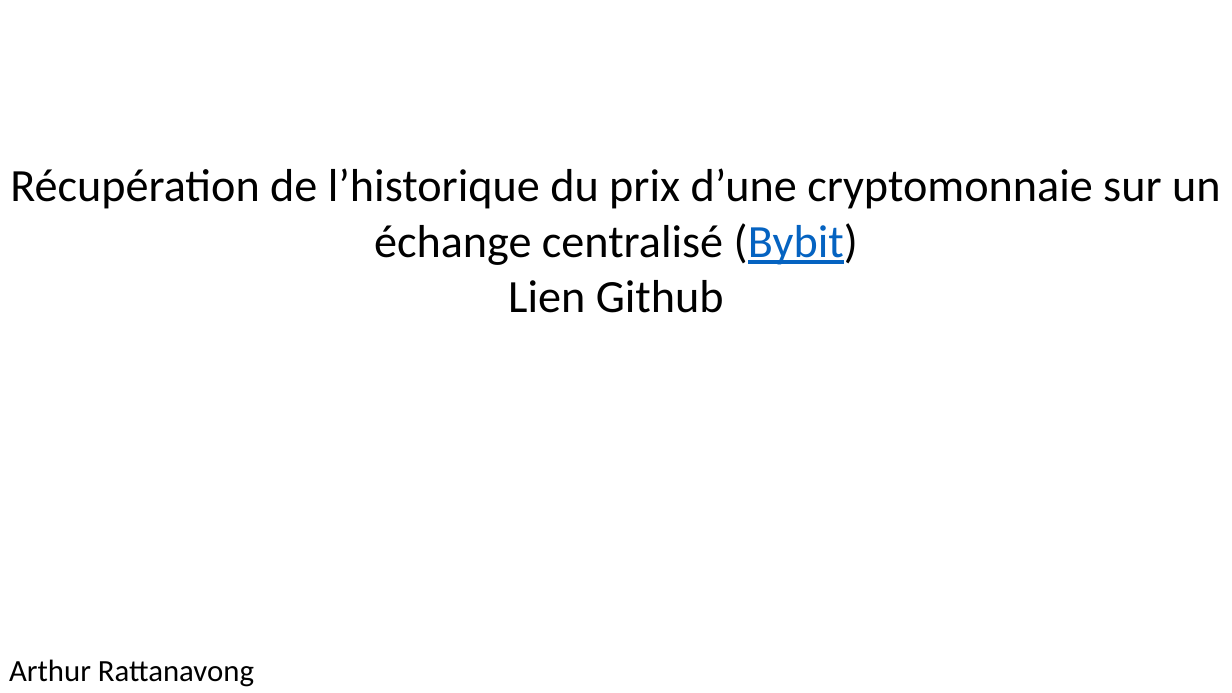
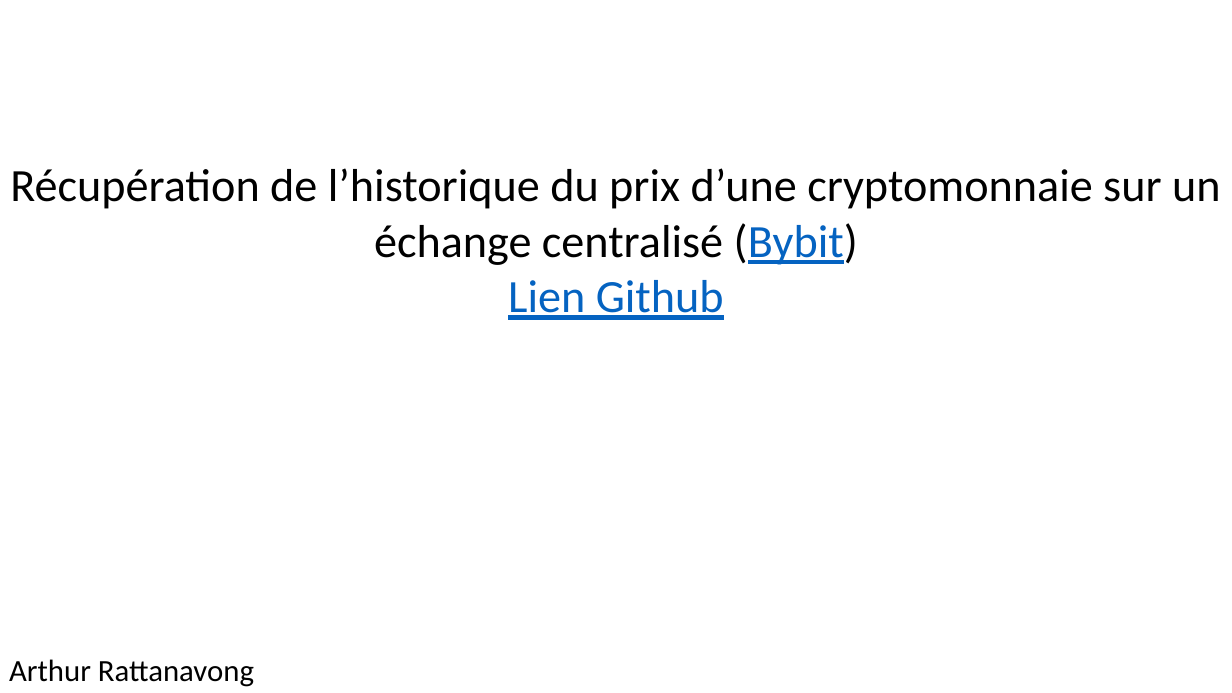
Before and after one commit to ArthurOnWeb/l-historique-du-prix-d-une-cryptomonnaie, a slide deck: slide 1 of Arthur_presentation_crypto.pptx. Drawn at 1232x693 pixels with LibreOffice and Linux fonts; fonts in the diff are those of the drawing; background and template pictures are left out. Boxes give left, top, right and bottom in pixels: in the first picture for what was removed or moved away, otherwise in the second. Text is boxed around its words. In the diff, an @@ line names an element or a change of style, - is before the commit and + after.

Commit message:
modification powerpoint

```diff
--- a/Arthur_presentation_crypto.pptx
+++ b/Arthur_presentation_crypto.pptx
@@ text at bbox=[508, 280, 724, 320]: text colour #000000 to #0563C1, underline on in "Lien Github" @@
```
